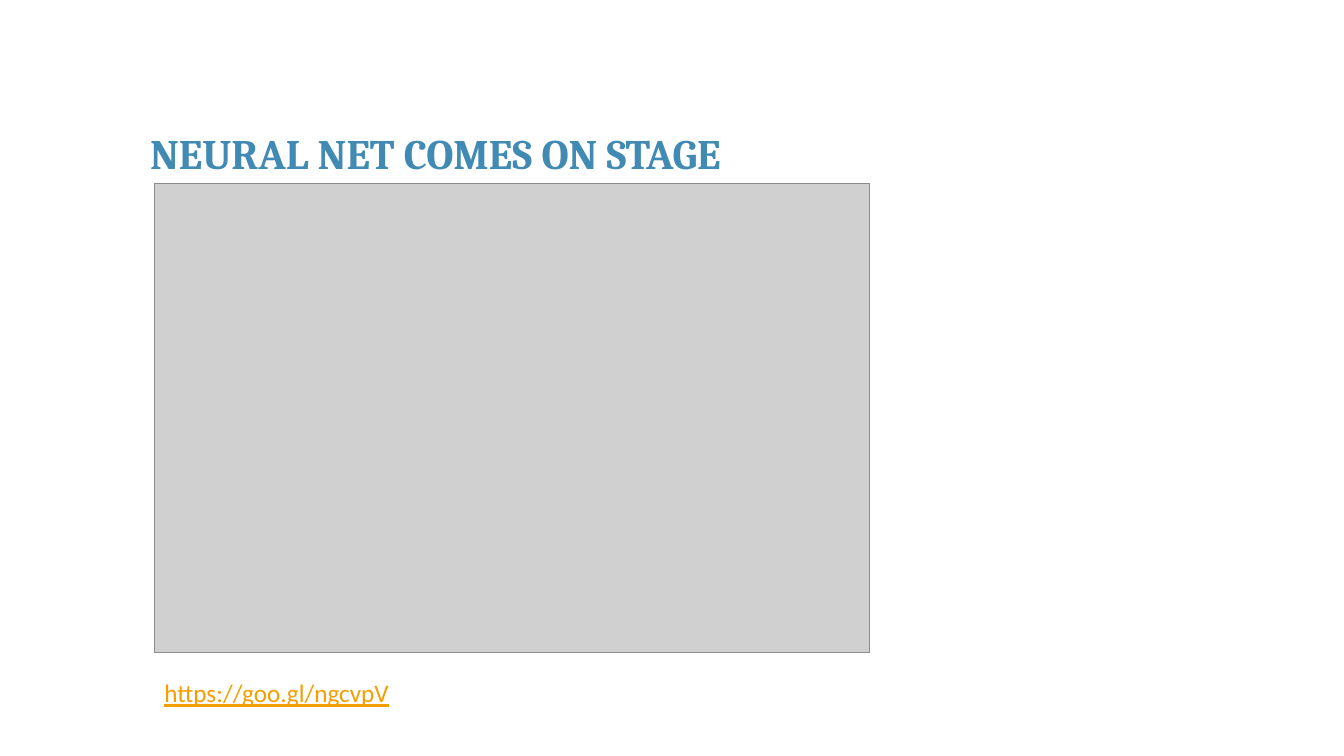
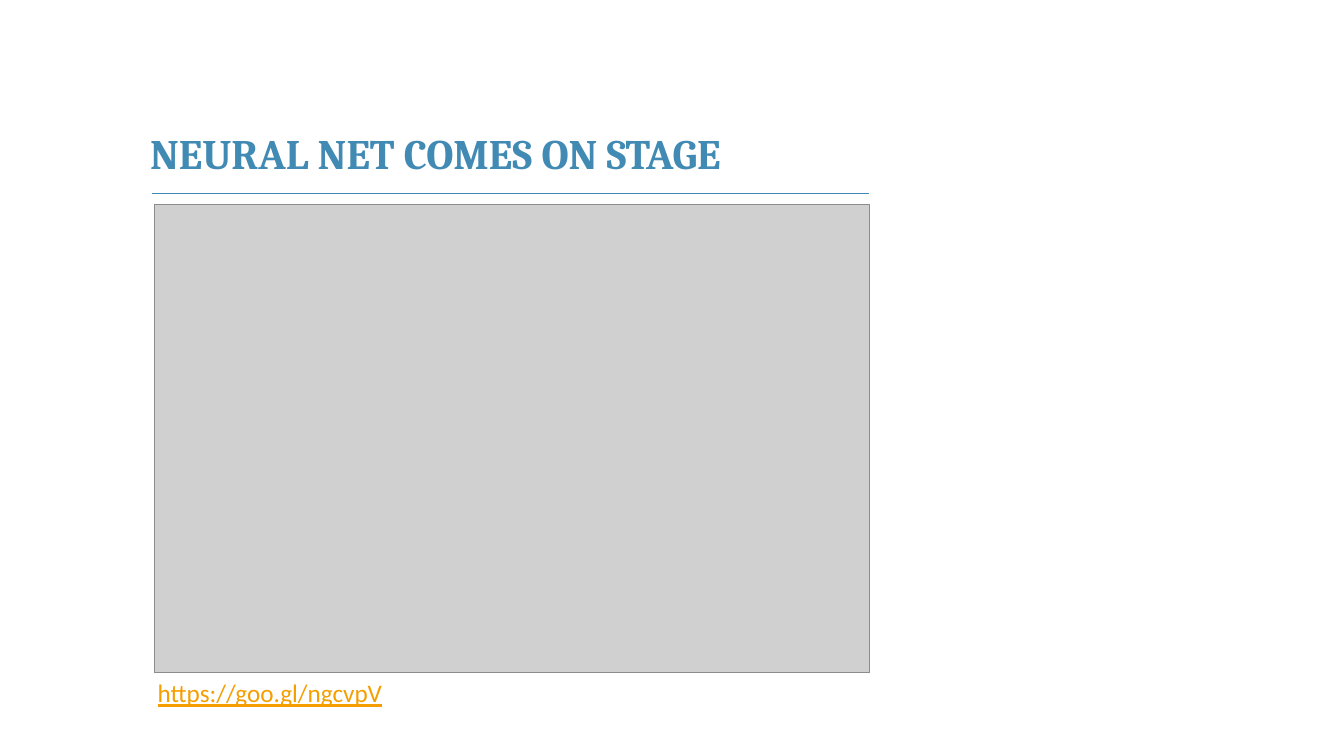
Before and after one commit to franckalbinet/itu-eaco-zanzibar-12-2018, a slide deck: slide 32 of presentations/session-5-application-of-ai.pptx. Drawn at 1344x756 pixels with LibreOffice and Linux fonts; fonts in the diff are those of the drawing; grey boxes stand for pictures; background and template pictures are left out. Boxes give left, top, right and bottom in pixels: in the first picture for what was removed or moved away, otherwise in the second. Text is boxed around its words. In the diff, an @@ line names an element or a change of style, - is before the commit and + after.

```diff
--- a/presentations/session-5-application-of-ai.pptx
+++ b/presentations/session-5-application-of-ai.pptx
@@ line added from (152, 194) to (869, 194), #418AB3 1 pt @@
@@ picture: place and size @@
-picture at <box>154,185,869,653</box>
+picture at <box>154,205,869,674</box>
@@ text "https://goo.gl/ngcvpV": place and size @@
-text "https://goo.gl/ngcvpV" at <box>164,684,388,707</box>
+text "https://goo.gl/ngcvpV" at <box>158,684,382,707</box>
```
Also in this commit, not shown: 30 other slides changed, 2 slides added, 2 slides removed, 2 other files.
